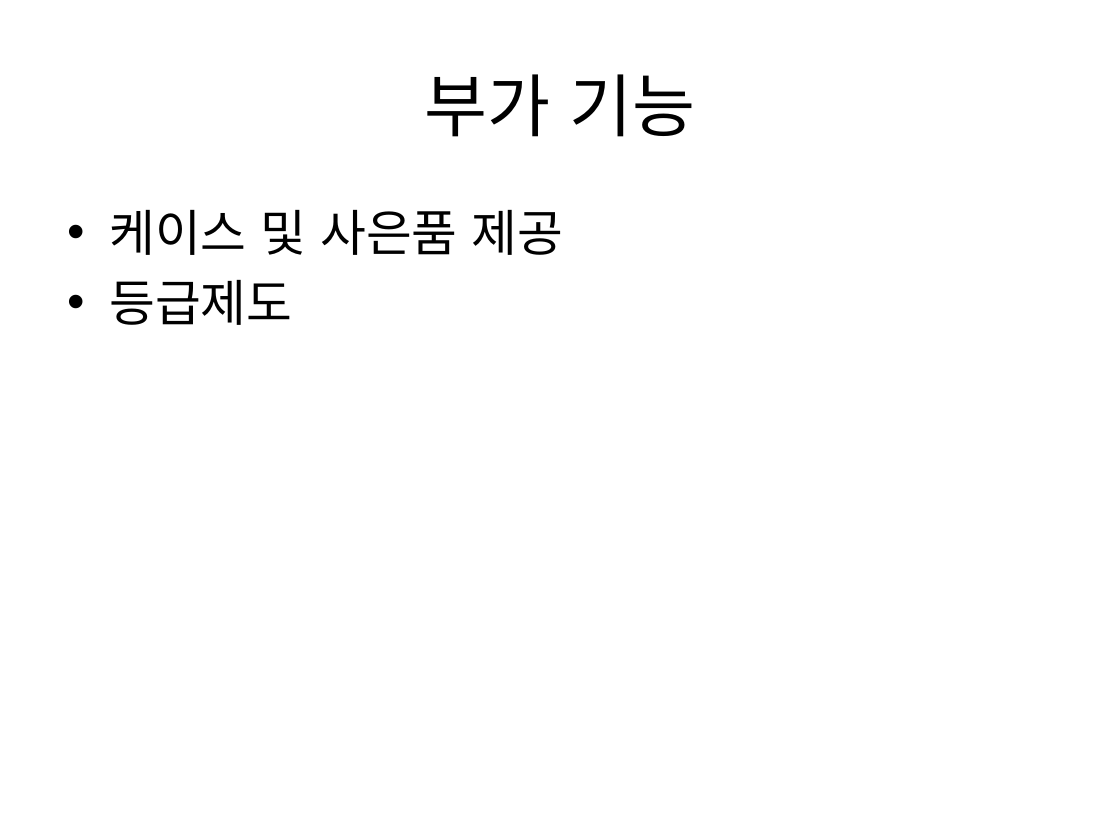
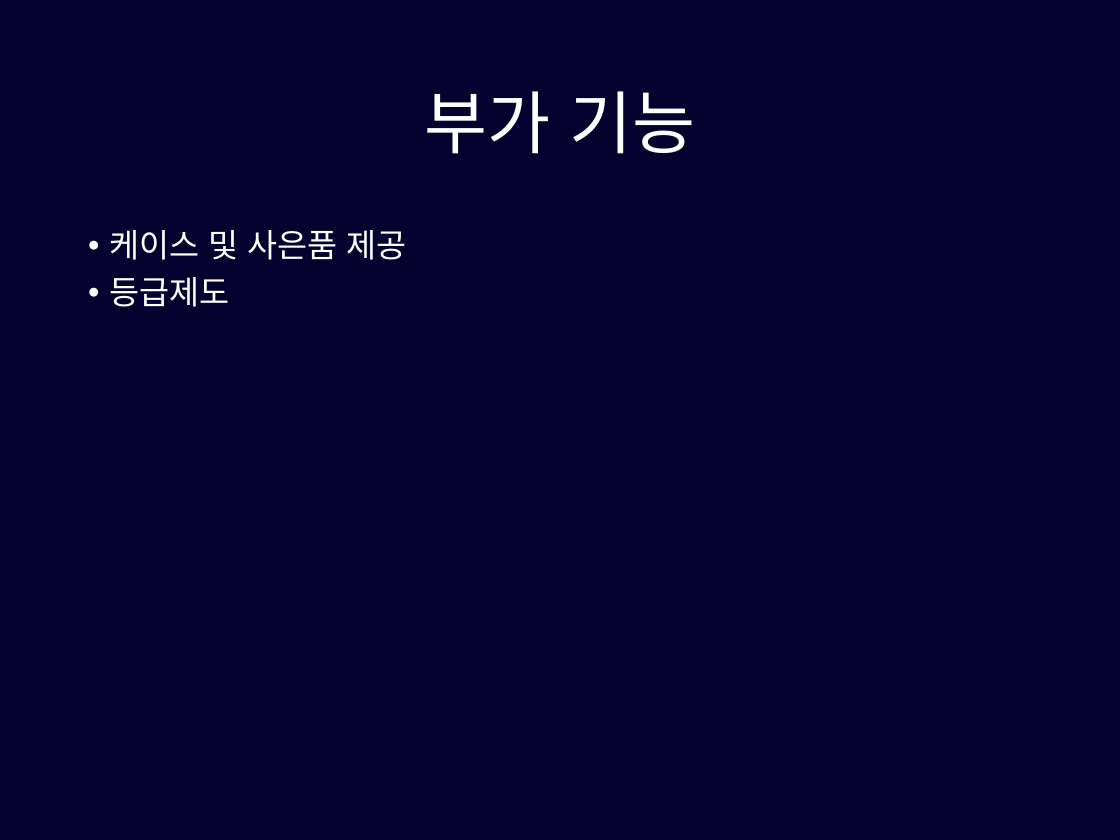
Before and after one commit to pasongsj/ideatone, a slide deck: slide 15 of ideatoneppt.pptx. Drawn at 1120x840 pixels with LibreOffice and Linux fonts; fonts in the diff are those of the drawing. Boxes give left, top, right and bottom in pixels: in the first picture for what was removed or moved away, otherwise in the second. Text is boxed around its words. In the diff, an @@ line names an element or a change of style, - is before the commit and + after.

```diff
--- a/ideatoneppt.pptx
+++ b/ideatoneppt.pptx
@@ background #FFFFFF to #05022F @@
@@ title "부가 기능": place and size @@
-title "부가 기능" at box(424, 74, 695, 137)
+title "부가 기능" at box(424, 91, 695, 154)
@@ title "부가 기능" at box(424, 91, 695, 154): text colour #000000 to #FFFFFF; line spacing 1 to 0.9 @@
@@ text "케이스 및 사은품 제공": place and size @@
-text "케이스 및 사은품 제공" at box(109, 210, 564, 325)
+text "케이스 및 사은품 제공" at box(109, 230, 407, 307)
@@ text "케이스 및 사은품 제공" at box(109, 230, 407, 307): size 32 to 21 pt, text colour #000000 to #FFFFFF; indent changed; line spacing 1 to 0.9; more space between paragraphs @@
```
Also in this commit, not shown: 17 other slides changed, 2 slides added, 3 slides removed, 1 other file.
